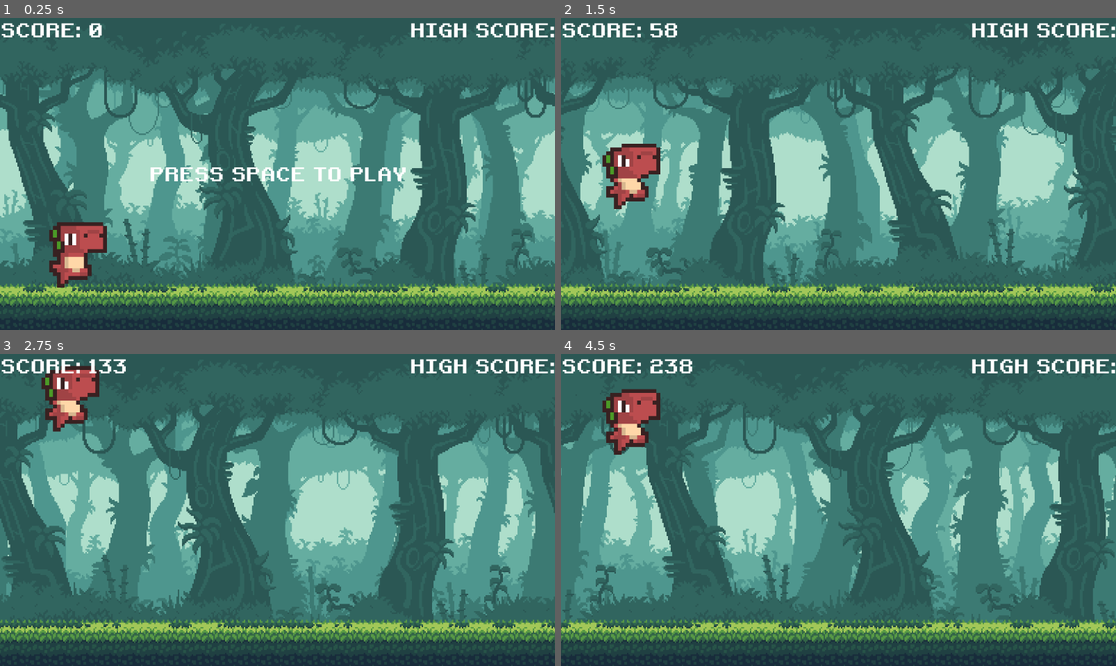
Above: before the commit, frames 1-4 (two rows, left to right).
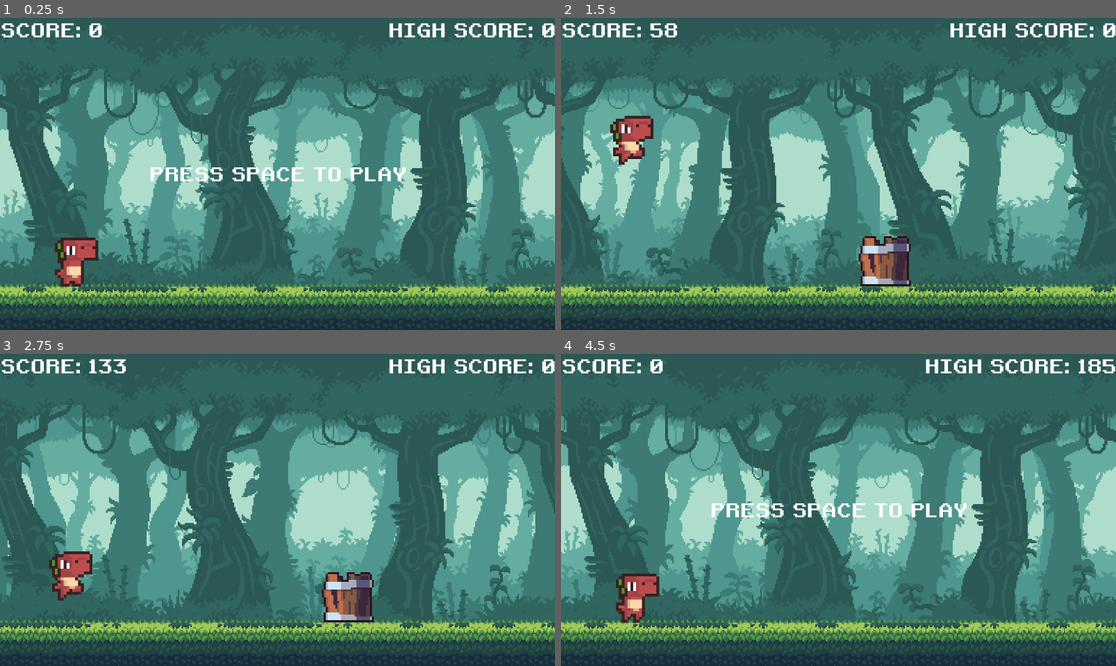
Above: after the commit, the same moments.

Repository: Amoyens1s/godot-learn
Game: Godot game, scene res://scenes/main.tscn
Two runs of this game, one before a commit and one after it. Both use one fixed random seed, a clock stepped at 60 frames per second and the inputs below.
Inputs (mouse positions are in pixels of both pictures, inside the frame that each line leads up to):
- Up to frame 1 (0.25 s): no input
- Up to frame 2 (1.5 s): tap Space at 0.5 s; hold Enter (ui_accept) 0.53-1.28 s; tap Enter (ui_accept) at 1.35 s
- Up to frame 3 (2.75 s): tap Enter (ui_accept) at 1.52, 1.82 s; hold Down (ui_down) from 2.03 s (still down); hold Enter (ui_accept) from 2.03 s (still down)
- Up to frame 4 (4.5 s): release Down (ui_down) at 2.78 s; release Enter (ui_accept) at 2.78 s; tap Enter (ui_accept) at 2.85, 3.02, 3.32 s; hold Enter (ui_accept) 3.53-4.25 s; click (838, 510) at 4.25 s, where only the run after the commit has a clickable "RESTART"

The runs differ from the first frame. In frame 1, 2.3% of the frame differs, in the area x 8-100%, y 1-87%; in frame 2, 4.3%; in frame 3, 4.6%; in frame 4, 53%, in the area x 0-100%, y 1-93%.

Commit message:
feat: ciallo

Diff:
--- a/04.仿谷歌恐龙跑酷/project.godot
+++ b/04.仿谷歌恐龙跑酷/project.godot
@@ -13,7 +13,9 @@
 config/name="04.仿谷歌恐龙跑酷"
 run/main_scene="uid://d158tqo1onooe"
 config/features=PackedStringArray("4.4", "Mobile")
-config/icon="res://icon.svg"
+boot_splash/image="uid://6yg3xqeslmj4"
+config/icon="uid://bbucqmiqe68lb"
+boot_splash/minimum_display_time=2000
 
 [rendering]
 
--- a/04.仿谷歌恐龙跑酷/scenes/barrel.tscn
+++ b/04.仿谷歌恐龙跑酷/scenes/barrel.tscn
@@ -3,7 +3,7 @@
 [ext_resource type="Texture2D" uid="uid://dwqn6xpsnxkpc" path="res://assets/img/obstacles/barrel.png" id="1_q36op"]
 
 [sub_resource type="RectangleShape2D" id="RectangleShape2D_ptqd7"]
-size = Vector2(108, 104)
+size = Vector2(96, 96)
 
 [node name="Barrel" type="Area2D"]
 
@@ -12,4 +12,5 @@
 texture = ExtResource("1_q36op")
 
 [node name="CollisionShape2D" type="CollisionShape2D" parent="."]
+position = Vector2(2, 0)
 shape = SubResource("RectangleShape2D_ptqd7")
--- /dev/null
+++ b/04.仿谷歌恐龙跑酷/scenes/bird.gd
@@ -0,0 +1,4 @@
+extends Area2D
+
+func _physics_process(delta: float) -> void:
+	position.x -= get_parent().speed / 2
--- a/04.仿谷歌恐龙跑酷/scenes/bird.tscn
+++ b/04.仿谷歌恐龙跑酷/scenes/bird.tscn
@@ -1,5 +1,6 @@
-[gd_scene load_steps=9 format=3 uid="uid://b2rqjm2olcln4"]
+[gd_scene load_steps=10 format=3 uid="uid://b2rqjm2olcln4"]
 
+[ext_resource type="Script" uid="uid://d1e5bbhcpgg5h" path="res://scenes/bird.gd" id="1_3po83"]
 [ext_resource type="Texture2D" uid="uid://fjuyh3gulxww" path="res://assets/img/obstacles/Bird.png" id="1_kqhkv"]
 
 [sub_resource type="AtlasTexture" id="AtlasTexture_3po83"]
@@ -45,12 +46,13 @@
 
 [node name="Bird" type="Area2D"]
 scale = Vector2(4, 4)
+script = ExtResource("1_3po83")
 
 [node name="AnimatedSprite2D" type="AnimatedSprite2D" parent="."]
 sprite_frames = SubResource("SpriteFrames_ifiym")
 animation = &"flying"
 autoplay = "flying"
-frame_progress = 0.562865
+frame_progress = 0.15647
 
 [node name="CollisionShape2D" type="CollisionShape2D" parent="."]
 position = Vector2(-9, 0.5)
--- a/04.仿谷歌恐龙跑酷/scenes/dino.gd
+++ b/04.仿谷歌恐龙跑酷/scenes/dino.gd
@@ -1,20 +1,23 @@
 extends CharacterBody2D
 
 const GRAVITY: int = 4200
-const JUMP_SPEED: int = -1800
+const JUMP_SPEED: int = -1500
 
 func _physics_process(delta: float) -> void:
 	velocity.y += GRAVITY * delta
 	if is_on_floor():
-		$RunCol.disabled = false
-		if Input.is_action_pressed("ui_accept"):
-			velocity.y = JUMP_SPEED
-			$JumpSound.play()
-		elif Input.is_action_pressed("ui_down"):
-			$AnimatedSprite2D.play("duck")
-			$RunCol.disabled = true
+		if not get_parent().game_running:
+			$AnimatedSprite2D.play("idle")
 		else:
-			$AnimatedSprite2D.play("run")
+			$RunCol.disabled = false
+			if Input.is_action_pressed("ui_accept"):
+				velocity.y = JUMP_SPEED
+				$JumpSound.play()
+			elif Input.is_action_pressed("ui_down"):
+				$AnimatedSprite2D.play("duck")
+				$RunCol.disabled = true
+			else:
+				$AnimatedSprite2D.play("run")
 	else:
 		$AnimatedSprite2D.play("jump")
 	move_and_slide()
--- a/04.仿谷歌恐龙跑酷/scenes/dino.tscn
+++ b/04.仿谷歌恐龙跑酷/scenes/dino.tscn
@@ -154,12 +154,12 @@
 
 [node name="Dino" type="CharacterBody2D"]
 z_index = 1
-scale = Vector2(8, 8)
+scale = Vector2(6, 6)
 script = ExtResource("1_ybb2o")
 
 [node name="AnimatedSprite2D" type="AnimatedSprite2D" parent="."]
 sprite_frames = SubResource("SpriteFrames_wv0cb")
-animation = &"duck"
+animation = &"run"
 autoplay = "idle"
 
 [node name="RunCol" type="CollisionShape2D" parent="."]
--- /dev/null
+++ b/04.仿谷歌恐龙跑酷/scenes/game_over.tscn
@@ -0,0 +1,38 @@
+[gd_scene load_steps=6 format=3 uid="uid://dcmmjf5y772as"]
+
+[ext_resource type="FontFile" uid="uid://dnukfi4gq6v7p" path="res://assets/fonts/retro.ttf" id="1_xeevv"]
+
+[sub_resource type="StyleBoxFlat" id="StyleBoxFlat_wqhvx"]
+bg_color = Color(0.262613, 0.391381, 0.288367, 1)
+
+[sub_resource type="StyleBoxFlat" id="StyleBoxFlat_tbwuq"]
+bg_color = Color(0.208875, 0.961629, 0.320499, 1)
+
+[sub_resource type="StyleBoxFlat" id="StyleBoxFlat_racf3"]
+bg_color = Color(0.132946, 0.561098, 0.218045, 1)
+
+[sub_resource type="StyleBoxFlat" id="StyleBoxFlat_7m3ot"]
+bg_color = Color(0.0446156, 0.676505, 0.169707, 1)
+
+[node name="GameOver" type="CanvasLayer"]
+
+[node name="Button" type="Button" parent="."]
+process_mode = 2
+anchors_preset = 8
+anchor_left = 0.5
+anchor_top = 0.5
+anchor_right = 0.5
+anchor_bottom = 0.5
+offset_left = -125.0
+offset_top = -29.5
+offset_right = 125.0
+offset_bottom = 29.5
+grow_horizontal = 2
+grow_vertical = 2
+theme_override_fonts/font = ExtResource("1_xeevv")
+theme_override_font_sizes/font_size = 40
+theme_override_styles/disabled = SubResource("StyleBoxFlat_wqhvx")
+theme_override_styles/hover = SubResource("StyleBoxFlat_tbwuq")
+theme_override_styles/pressed = SubResource("StyleBoxFlat_racf3")
+theme_override_styles/normal = SubResource("StyleBoxFlat_7m3ot")
+text = "RESTART"
--- a/04.仿谷歌恐龙跑酷/scenes/hud.tscn
+++ b/04.仿谷歌恐龙跑酷/scenes/hud.tscn
@@ -40,6 +40,6 @@
 grow_horizontal = 0
 theme_override_fonts/font = ExtResource("1_ahhtf")
 theme_override_font_sizes/font_size = 40
-text = "HIGH SCORE:"
+text = "HIGH SCORE: 0"
 horizontal_alignment = 1
 vertical_alignment = 1
--- a/04.仿谷歌恐龙跑酷/scenes/main.gd
+++ b/04.仿谷歌恐龙跑酷/scenes/main.gd
@@ -1,34 +1,63 @@
 extends Node
+
+# 障碍需要在代码重生成，因此需要preload
+var stump_scene = preload("res://scenes/stump.tscn")
+var rock_scene = preload("res://scenes/rock.tscn")
+var barrel_scene = preload("res://scenes/barrel.tscn")
+var bird_scene = preload("res://scenes/bird.tscn")
+
+var obstacle_types := [stump_scene, rock_scene, barrel_scene]
+var obstacles: Array
+var bird_heights := [200, 390]
 
 const DINO_START_POS := Vector2i(150, 485)
 const CAM_START_POS := Vector2i(576, 324)
 
+var high_score: int = 0
 var score: int
 const SCORE_MODIFIER: int = 10
+var difficulty
+const MAX_DIFFICULTY: int = 2
 var speed: float
 const START_SPEED: float = 10.0
 const MAX_SPEED: int = 25
+const SPEED_MODIFIER: int = 5000
 var screen_size: Vector2i
+var ground_height: int
 var game_running: bool
+var last_obs
 
 func _ready() -> void:
 	screen_size = get_window().size
+	ground_height = $Ground.get_node("Sprite2D").texture.get_height()
+	$GameOver.get_node("Button").pressed.connect(new_game)
 	new_game()
 
 func new_game():
 	score = 0
 	show_score()
 	game_running = false
+	difficulty = 0
+	get_tree().paused = false
+
+	for obs in obstacles:
+		obs.queue_free()
+	obstacles.clear()
 
 	$Dino.position = DINO_START_POS
 	$Dino.velocity = Vector2i(0, 0)
 	$Camera2D.position = CAM_START_POS
 	$Ground.position = Vector2i(0, 0)
 
+	$HUD.get_node("StartLabel").show()
+	$GameOver.hide()
+
 func _physics_process(delta: float) -> void:
 	if game_running:
-		speed = START_SPEED
-
+		speed = START_SPEED + score / SPEED_MODIFIER
+		if speed > MAX_SPEED:
+			speed = MAX_SPEED
+		generate_obs()
 		$Dino.position.x += speed
 		$Camera2D.position.x += speed
 		score += speed
@@ -36,6 +65,10 @@
 		# update ground position
 		if $Camera2D.position.x - $Ground.position.x > screen_size.x * 1.5:
 			$Ground.position.x += screen_size.x
+
+		for obs in obstacles:
+			if obs.position.x < ($Camera2D.position.x - screen_size.x):
+				remove_obs(obs)
 	else:
 		if Input.is_action_pressed("ui_accept"):
 			game_running = true
@@ -43,3 +76,59 @@
 
 func show_score():
 	$HUD.get_node("ScoreLabel").text = "SCORE: " + str(score / SCORE_MODIFIER)
+	adjust_difficulty( )
+
+func generate_obs():
+	if obstacles.is_empty() or last_obs.position.x < score + randi_range(300, 500):
+		var obs_type = obstacle_types[randi() % obstacle_types.size()]
+		var max_obs = difficulty + 1
+		for i in range(randi() % max_obs + 1):
+			var obs = obs_type.instantiate()
+			# 生成障碍了要放到合适的位置
+			var obs_height = obs.get_node("Sprite2D").texture.get_height()
+			var obs_scale = obs.get_node("Sprite2D").scale
+			var obs_x: int = screen_size.x + score + 100 + i * 100
+			var obs_y: int = screen_size.y - ground_height - (obs_height * obs_scale.y / 2) + 5
+			last_obs = obs
+			add_obs(obs, obs_x, obs_y)
+		 # spawn bird!!!
+		if difficulty == MAX_DIFFICULTY:
+			var max_value = 100
+			var threshold = 30  # 阈值，这里设置为 20，概率为 20%
+			var random_num2 = randi() % max_value
+			if random_num2 < threshold:
+				var obs = bird_scene.instantiate()
+				var obs_x: int = screen_size.x + score + 100
+				var obs_y: int = bird_heights[randi() % bird_heights.size()]
+				add_obs(obs, obs_x, obs_y)
+
+func add_obs(obs, x, y):
+	obs.position = Vector2i(x, y)
+	# 这样就可以连接了，不需要去对应的tscn里一个个加
+	obs.body_entered.connect(hit_obs)
+	add_child(obs)
+	obstacles.append(obs)
+
+func adjust_difficulty():
+	difficulty = score / SCORE_MODIFIER / 1000
+	if difficulty > MAX_DIFFICULTY:
+		difficulty = MAX_DIFFICULTY
+
+func remove_obs(obs):
+	obs.queue_free()
+	obstacles.erase(obs)
+
+func hit_obs(body):
+	if body.name == "Dino":
+		game_over()
+
+func game_over():
+	check_high_score()
+	get_tree().paused = true
+	game_running = false
+	$GameOver.show()
+
+func check_high_score():
+	if score > high_score:
+		high_score = score
+		$HUD.get_node("HighScoreLabel").text = "HIGH SCORE: " + str(high_score / SCORE_MODIFIER)
--- a/04.仿谷歌恐龙跑酷/scenes/main.tscn
+++ b/04.仿谷歌恐龙跑酷/scenes/main.tscn
@@ -1,10 +1,11 @@
-[gd_scene load_steps=6 format=3 uid="uid://d158tqo1onooe"]
+[gd_scene load_steps=7 format=3 uid="uid://d158tqo1onooe"]
 
 [ext_resource type="Script" uid="uid://jxn5smy7txsj" path="res://scenes/main.gd" id="1_jyhfs"]
 [ext_resource type="PackedScene" uid="uid://cgdpl3lgtxq4l" path="res://scenes/bg.tscn" id="1_sugp2"]
 [ext_resource type="PackedScene" uid="uid://bq0fddhyfao3v" path="res://scenes/ground.tscn" id="2_jyhfs"]
 [ext_resource type="PackedScene" uid="uid://cb2crubm5xxrx" path="res://scenes/dino.tscn" id="3_tbgi4"]
 [ext_resource type="PackedScene" uid="uid://dybm2rv7fvncd" path="res://scenes/hud.tscn" id="5_tbgi4"]
+[ext_resource type="PackedScene" uid="uid://dcmmjf5y772as" path="res://scenes/game_over.tscn" id="6_tefeu"]
 
 [node name="Main" type="Node"]
 script = ExtResource("1_jyhfs")
@@ -20,3 +21,5 @@
 position = Vector2(576, 324)
 
 [node name="HUD" parent="." instance=ExtResource("5_tbgi4")]
+
+[node name="GameOver" parent="." instance=ExtResource("6_tefeu")]
--- a/04.仿谷歌恐龙跑酷/scenes/rock.tscn
+++ b/04.仿谷歌恐龙跑酷/scenes/rock.tscn
@@ -10,4 +10,4 @@
 
 [node name="CollisionPolygon2D" type="CollisionPolygon2D" parent="."]
 scale = Vector2(4, 4)
-polygon = PackedVector2Array(-22, -12, -28.5, 15, 28.5, 15, -6, -16)
+polygon = PackedVector2Array(-24, -8, -26, 14, 20, 14, 12, 2, -8, -14)
--- a/04.仿谷歌恐龙跑酷/scenes/stump.tscn
+++ b/04.仿谷歌恐龙跑酷/scenes/stump.tscn
@@ -10,4 +10,4 @@
 
 [node name="CollisionPolygon2D" type="CollisionPolygon2D" parent="."]
 scale = Vector2(4, 4)
-polygon = PackedVector2Array(10, -14, -2, -2, -10, -6, -20, 14, 20, 14)
+polygon = PackedVector2Array(10, -12, -2, -2, -10, -4, -18, 14, 18, 14)
Binary file added: 04.仿谷歌恐龙跑酷/assets/img/logo.png
Not shown, added: 04.仿谷歌恐龙跑酷/assets/img/logo.png.import
Binary file added: 04.仿谷歌恐龙跑酷/assets/img/yuzu.png
Not shown, added: 04.仿谷歌恐龙跑酷/assets/img/yuzu.png.import
Not shown, added: 04.仿谷歌恐龙跑酷/export_presets.cfg
Not shown, added: 04.仿谷歌恐龙跑酷/scenes/bird.gd.uid
